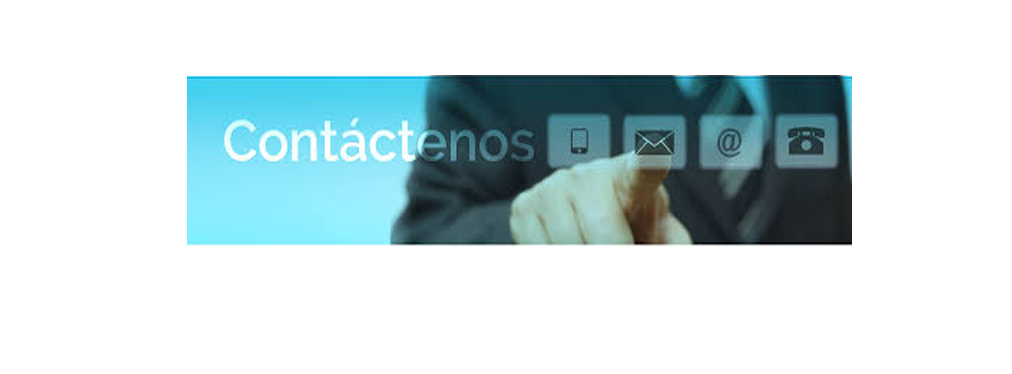
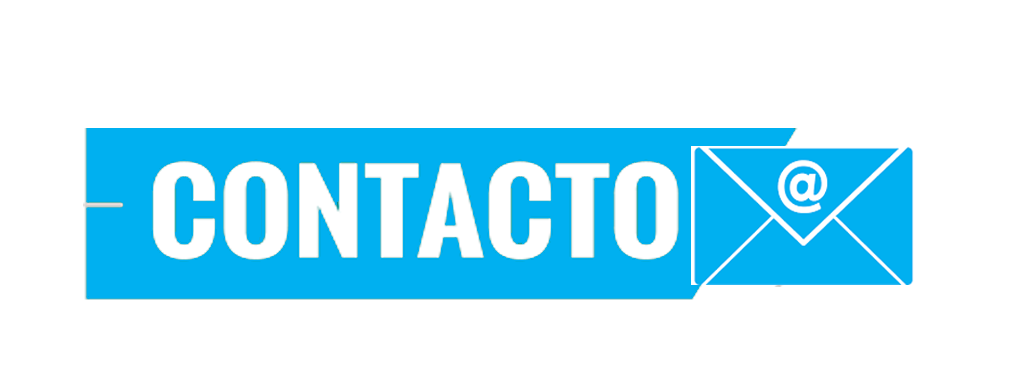
Two versions of the same layered image (1012 × 374). Layer-by-layer changes:
added layer "Capa 3" above "Capa 2" over [691, 146, 914, 285]
added layer "Capa 2" above "Capa 1" over [83, 128, 914, 300]
hid "Capa 1", painted on it over [187, 75, 914, 260]
